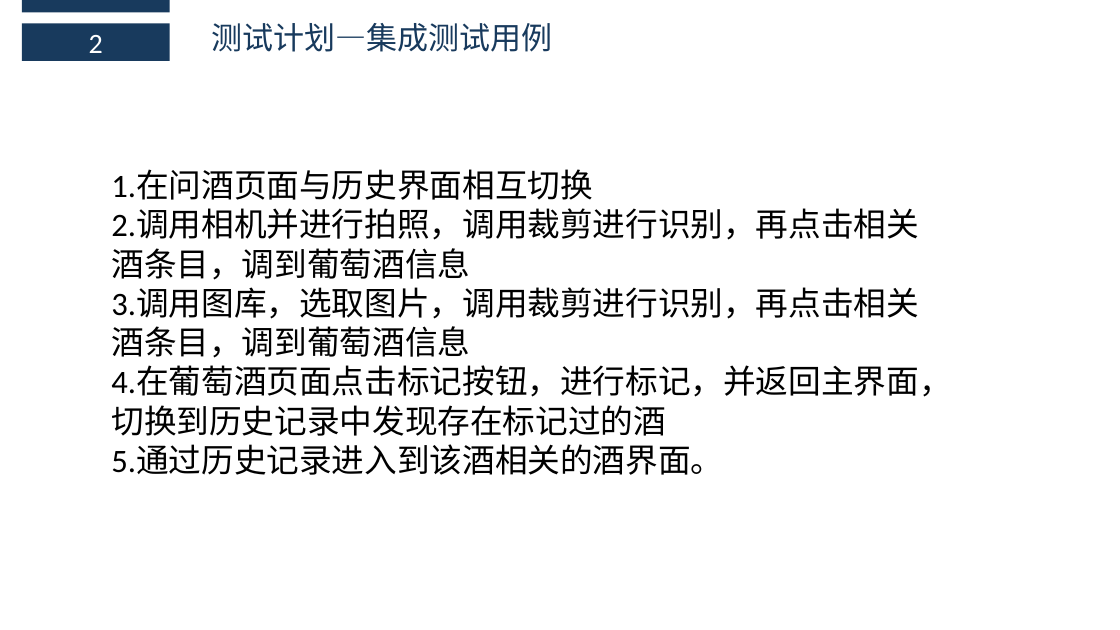
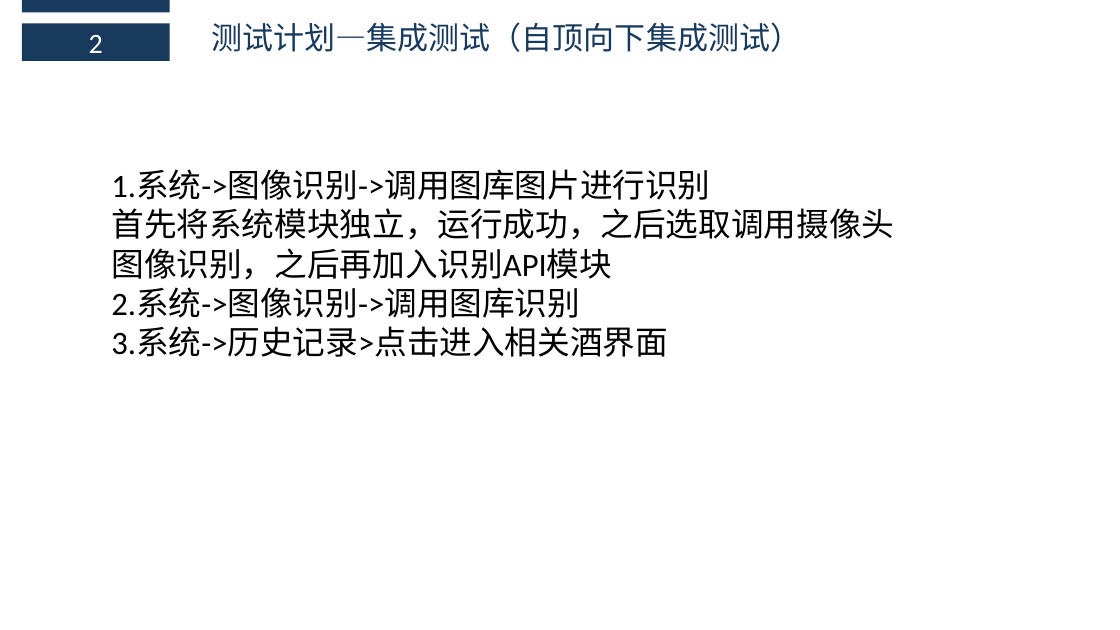
Before and after one commit to boboHh/Wine-APP, a slide deck: slide 11 of SE2018春-G17-实现阶段PPT.pptx (slide 10 before the commit). Drawn at 1120x630 pixels with LibreOffice and Linux fonts; fonts in the diff are those of the drawing. Boxes give left, top, right and bottom in pixels: in the first picture for what was removed or moved away, otherwise in the second. Text is boxed around its words. In the diff, an @@ line names an element or a change of style, - is before the commit and + after.

```diff
--- a/SE2018春-G17-实现阶段PPT.pptx
+++ b/SE2018春-G17-实现阶段PPT.pptx
@@ text at (211, 22, 801, 52): text changed @@
-测试计划—集成测试用例
+测试计划—集成测试（自顶向下集成测试）
@@ text at (111, 171, 894, 357): text changed @@
-1.在问酒页面与历史界面相互切换
-2.调用相机并进行拍照，调用裁剪进行识别，再点击相关酒条目，调到葡萄酒信息
-3.调用图库，选取图片，调用裁剪进行识别，再点击相关酒条目，调到葡萄酒信息
-4.在葡萄酒页面点击标记按钮，进行标记，并返回主界面，切换到历史记录中发现存在标记过的酒
-5.通过历史记录进入到该酒相关的酒界面。
+1.系统->图像识别->调用图库图片进行识别
+首先将系统模块独立，运行成功，之后选取调用摄像头图像识别，之后再加入识别API模块
+2.系统->图像识别->调用图库识别
+3.系统->历史记录>点击进入相关酒界面
```
Also in this commit, not shown: 1 other slide changed, 3 slides added, 1 slide removed.
